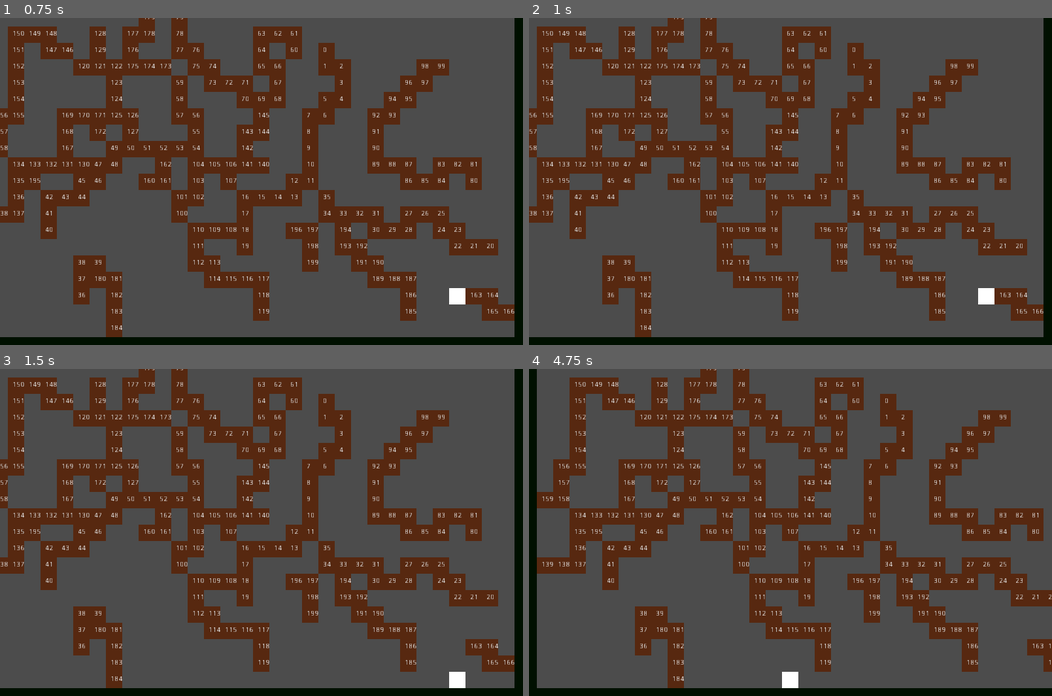
Above: before the commit, frames 1-4 (two rows, left to right).
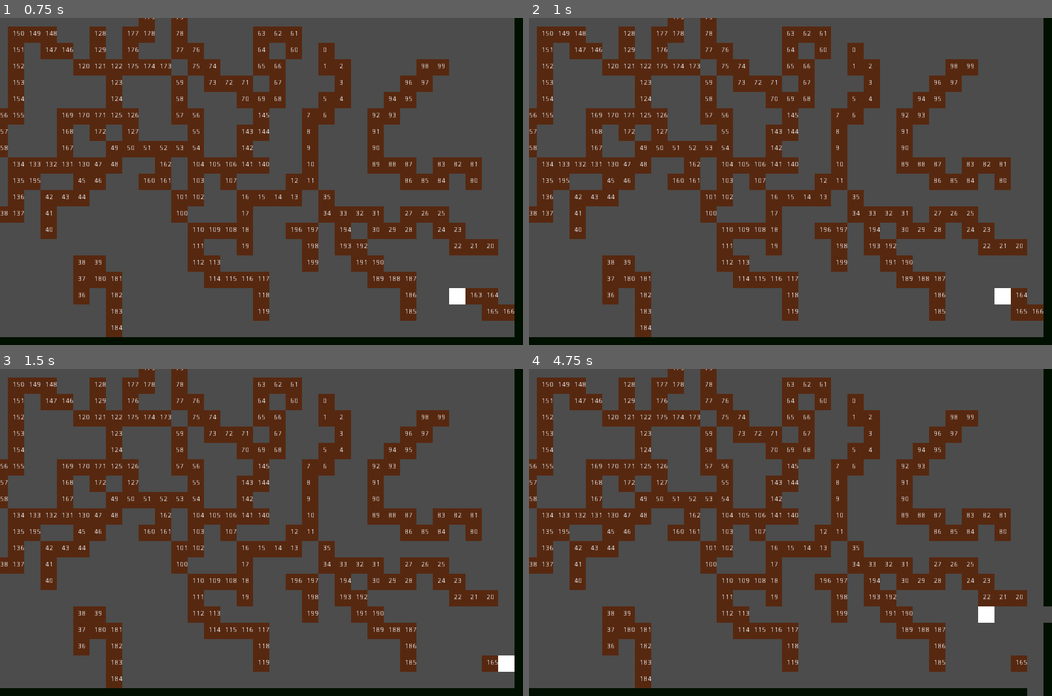
Above: after the commit, the same moments.

Repository: LucasCarrias/Topdown-Pathfinder
Game: Godot game, scene res://Scenes/Game.tscn
Same seed, same stepped clock (60 frames per second), same inputs: the game is played once before the commit and once after it.
Inputs:
- Up to frame 1 (0.75 s): tap Enter (ui_accept) at 0.5, 0.6 s; hold Right (ui_right) from 0.53 s (still down)
- Up to frame 2 (1 s): keep holding Right (ui_right); tap Enter (ui_accept) at 0.77 s
- Up to frame 3 (1.5 s): tap Enter (ui_accept) at 1.07, 1.35 s; release Right (ui_right) at 1.28 s; hold Down (ui_down) from 1.28 s (still down)
- Up to frame 4 (4.75 s): tap Enter (ui_accept) at 1.52, 1.82, 2, 2.1, 2.75, 2.85, 3.02, 3.32, 3.5, 3.6, 3.77, 4.07, 4.35, 4.52 s; release Down (ui_down) at 2.03 s; hold Right (ui_right) 2.03-2.78 s; hold Up (ui_up) 2.78-3.53 s; hold Left (ui_left) from 3.53 s (still down)

Frame 1 is identical in both runs. In frame 2, 0.3% of the frame differs, in the area x 85-93%, y 82-88%; in frame 3, 0.6%; in frame 4, 43%, in the area x 0-100%, y 0-100%.

Commit message:
Add break wall mechanic on player

Diff:
--- a/Scenes/Player.gd
+++ b/Scenes/Player.gd
@@ -17,7 +17,8 @@
 
 func _process(delta):
 	movement()
-
+	break_wall()
+#MOVEMENT START
 func movement():
 	if !$Front.is_colliding() and !is_arrow_released():
 		if move:
@@ -57,15 +58,15 @@
 	global_position += motion
 
 
-
 func change_front_direction():
-	var angle = 0
-	for dir in direction.keys():
-		if direction[dir]:
-			break
-		else:
-			angle += 90
-	$Front.rotation_degrees = angle
+	if not direction["stop"]:
+		var angle = 0
+		for dir in direction.keys():
+			if direction[dir]:
+				break
+			else:
+				angle += 90
+		$Front.rotation_degrees = angle
 
 func update_direction(new_dir):
 	for dir in direction.keys():
@@ -80,6 +81,15 @@
 		if Input.is_action_just_released(key):
 			return true
 	return false
+
+func _on_MoveDelay_timeout():
+	move = true
+#MOVEMENT END
+func break_wall():
+	if $Front.is_colliding():
+		if Input.is_action_just_pressed("ui_accept"):
+			$Front.get_collider().queue_free()
+
 
 func set_rand_pos(object):
 	var done = false
@@ -98,10 +108,6 @@
 func is_pos_on_window(pos):
 	return (pos.x >= 0 and pos.y >= 0) and (pos.x <= WINDOW_SIZE.x and pos.y <=WINDOW_SIZE.y)
 
-func _on_MoveDelay_timeout():
-	move = true
-
-
 func _on_Stuck_body_entered(body):
 	if body != self:
 		set_rand_pos(self)
